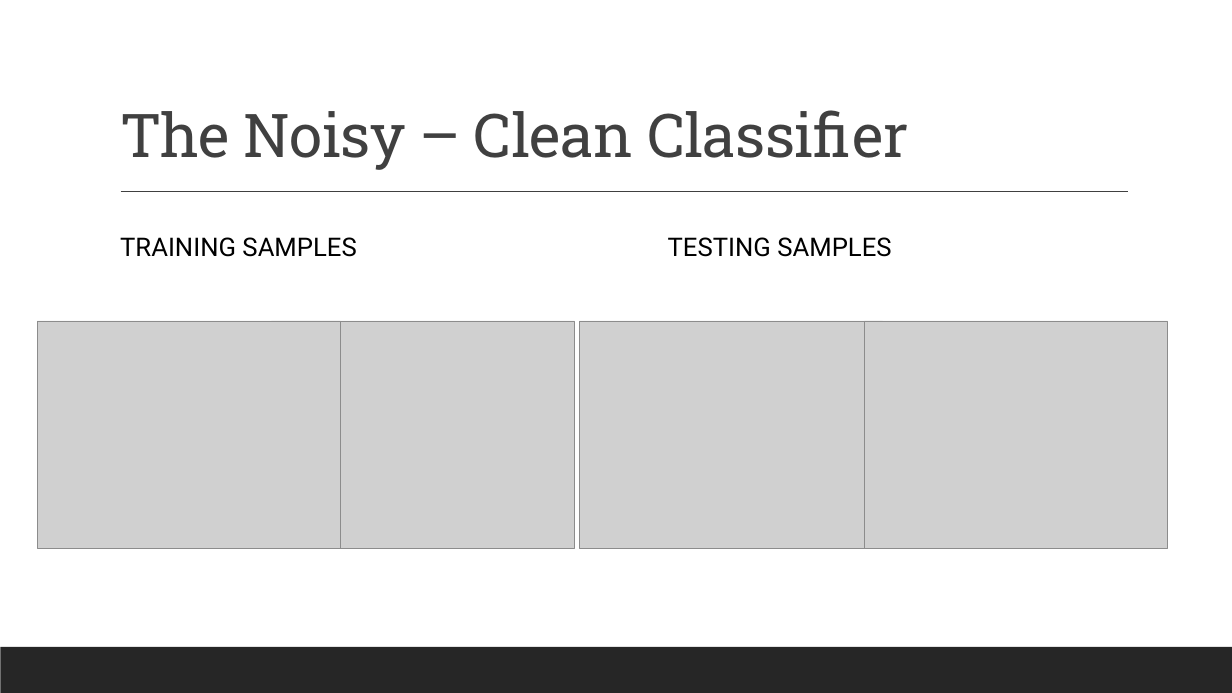
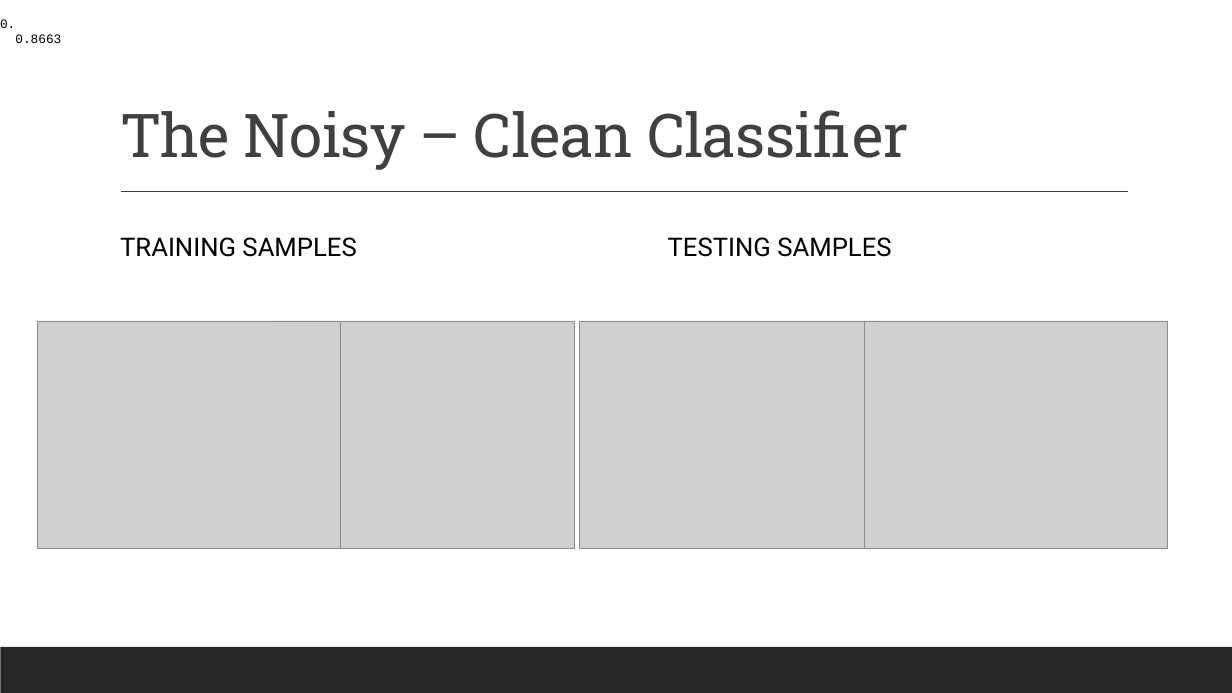
Before and after one commit to landonbuell/Convolutional-Neural-Networks, a slide deck: slide 13 of Presentations/14_02_2020/Evaluating Benchmarks for SGD Classifier.pptx (slide 12 before the commit). Drawn at 1232x693 pixels with LibreOffice and Linux fonts; fonts in the diff are those of the drawing; grey boxes stand for pictures. Boxes give left, top, right and bottom in pixels: in the first picture for what was removed or moved away, otherwise in the second. Text is boxed around its words. In the diff, an @@ line names an element or a change of style, - is before the commit and + after.

```diff
--- a/Presentations/14_02_2020/Evaluating Benchmarks for SGD Classifier.pptx
+++ b/Presentations/14_02_2020/Evaluating Benchmarks for SGD Classifier.pptx
@@ text added at <box>0,19,46,28</box>, 10 pt, text #000000 @@
+0.8663
@@ text added at <box>15,34,61,43</box>, 10 pt, text #000000 @@
+0.8663
```
Also in this commit, not shown: 2 other slides changed, 5 slides added, 6 other files.
